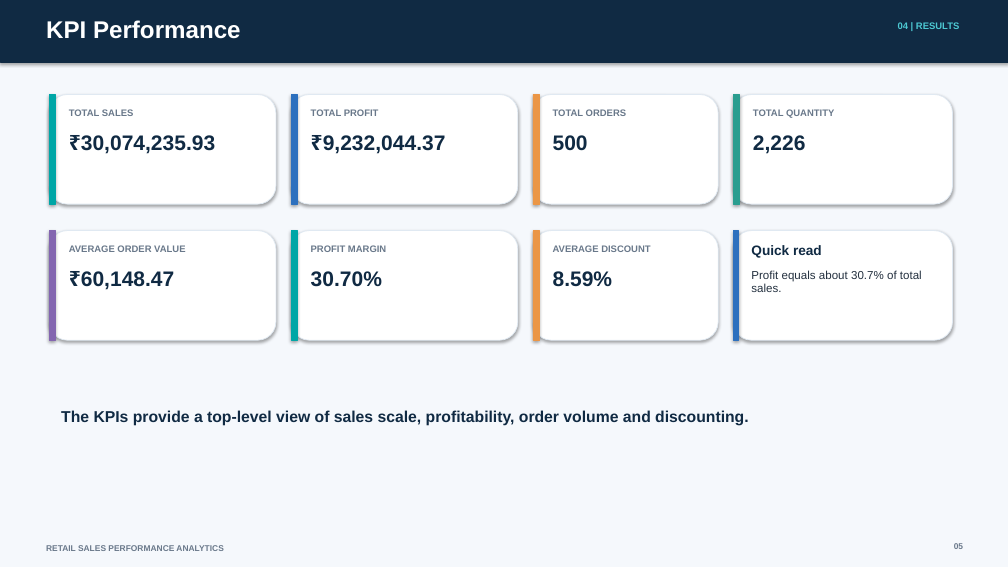
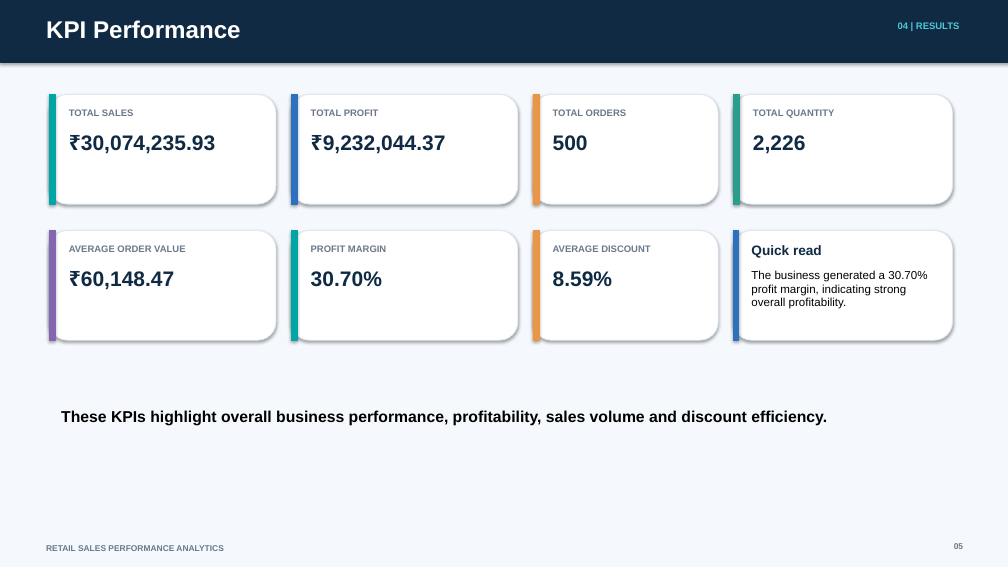
Before and after one commit to ReyanReza3126/-Retail-Sales-Performance-Analytics, a slide deck: slide 5 of Retail_Sales_Performance_Analytics.pptx. Drawn at 1008x567 pixels with LibreOffice and Linux fonts; fonts in the diff are those of the drawing. Boxes give left, top, right and bottom in pixels: in the first picture for what was removed or moved away, otherwise in the second. Text is boxed around its words. In the diff, an @@ line names an element or a change of style, - is before the commit and + after.

```diff
--- a/Retail_Sales_Performance_Analytics.pptx
+++ b/Retail_Sales_Performance_Analytics.pptx
@@ text at bbox=[751, 270, 927, 309]: text changed; text colour #222F3E to #000000 @@
-Profit equals about 30.7% of total sales.
+The business generated a 30.70% profit margin, indicating strong overall profitability.
@@ text at bbox=[61, 410, 827, 426]: text changed; text colour #102A43 to #000000 @@
-The KPIs provide a top-level view of sales scale, profitability, order volume and discounting.
+These KPIs highlight overall business performance, profitability, sales volume and discount efficiency.
```
Also in this commit, not shown: 5 other slides changed.
